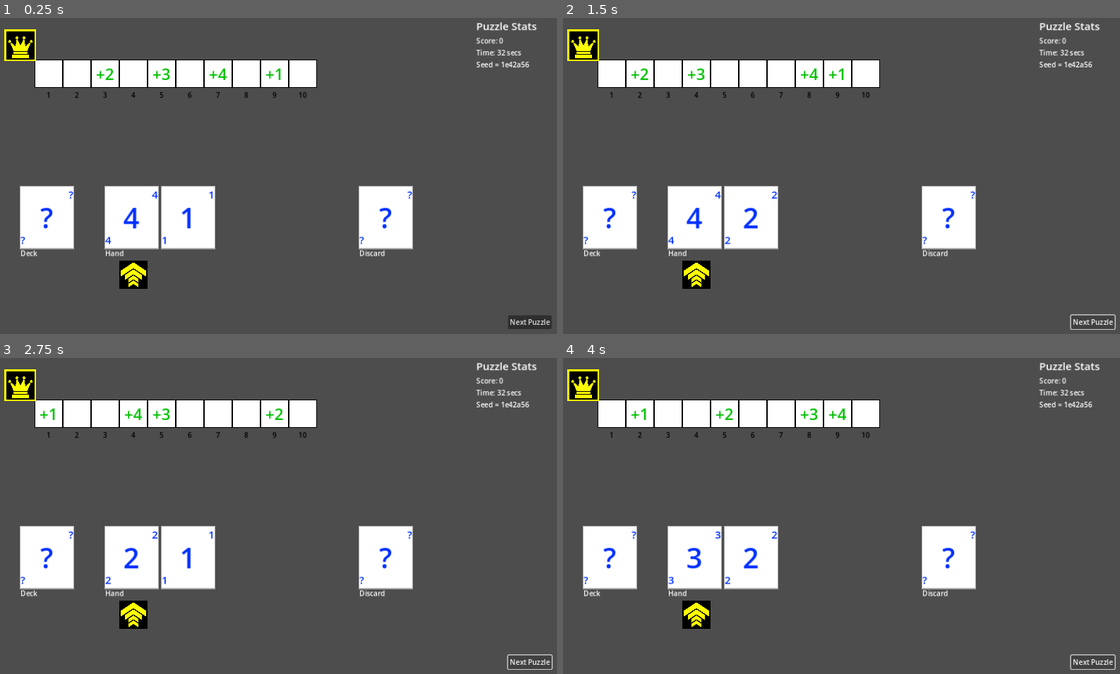
Above: before the commit, frames 1-4 (two rows, left to right).
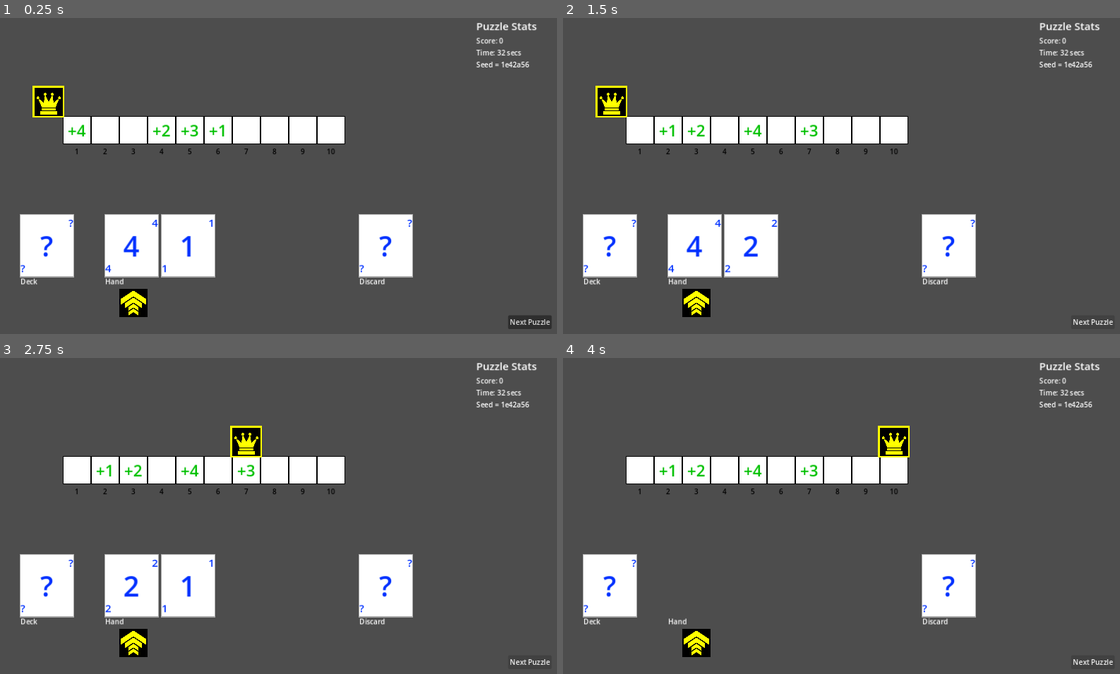
Above: after the commit, the same moments.

Repository: nathanleiby/trijam-250
Game: Godot game, scene res://gameplay/gameplay.tscn
The game is run twice, just before and just after one commit, with the same random seed, the same clock (stepped at 60 frames per second) and the same inputs.
Inputs:
- Up to frame 1 (0.25 s): no input
- Up to frame 2 (1.5 s): click "Next Puzzle" at 0.5 s; click "Next Puzzle" at 1.25 s
- Up to frame 3 (2.75 s): tap Enter at 2 s; hold Right (move_right) from 2.03 s (still down); tap Space (accept) at 2.1 s
- Up to frame 4 (4 s): tap Space (accept) at 2.75, 2.85, 3.5, 3.6 s; release Right (move_right) at 2.78 s; hold Left (move_left) 2.78-3.53 s; hold Right (move_right) from 3.53 s (still down)

The runs differ from the first frame. In frame 1, 19% of the frame differs, in the area x 0-75%, y 3-95%; in frame 2, 19%; in frame 3, 19%; in frame 4, 19%, in the area x 0-100%, y 3-99%.

Commit message:
refactor out board. fix focus bug in next puzzle button

Diff:
--- /dev/null
+++ b/gameplay/board.gd
@@ -0,0 +1,53 @@
+class_name Board
+
+extends Node2D
+
+# scenes we will dynamically instantiate
+@export var tileScene: PackedScene
+
+# reusable node references
+@onready var tiles: Node2D = $Tiles
+@onready var playerToken: Node2D = $PlayerToken
+# configuration
+const DECK_SIZE = Global.DECK_SIZE
+const TILE_SIZE = 64
+
+var player_position = 0:
+	set(value):
+		player_position = value
+		playerToken.position.x = value * TILE_SIZE
+
+
+
+func generate_board():
+	# phase (1): generate the underlying data for the board
+	var total_steps: int = 0
+	for i in range(1, DECK_SIZE + 1):
+		total_steps += i
+
+	var _board = Array()
+	_board.resize(total_steps)
+	_board.fill(0)
+
+	for i in range(1, DECK_SIZE + 1):
+		# assign the "bonus tiles" to random position in _board, but
+		# - avoid collisions
+		# - avoid placement last position
+		var pos = randi() % total_steps
+		while _board[pos] != 0 or (pos == total_steps - 1):
+			pos = randi() % total_steps
+		_board[pos] = i
+
+	# phase (2): generate the Node representation of the board
+
+	# purge existing tiles in game board
+	for c in tiles.get_children():
+		tiles.remove_child(c)
+		c.queue_free()
+
+	for i in range(_board.size()):
+		var tile = tileScene.instantiate()
+		tile.position = Vector2(i * TILE_SIZE, 0)
+		tiles.add_child(tile)
+		tile.bonus_value = _board[i]
+		tile.idx_value = i + 1
--- /dev/null
+++ b/gameplay/board.tscn
@@ -0,0 +1,39 @@
+[gd_scene load_steps=4 format=3 uid="uid://buanymmap1pr0"]
+
+[ext_resource type="Texture2D" uid="uid://ceps640a3oola" path="res://assets/chess-queen.png" id="1_ikdi8"]
+[ext_resource type="Script" path="res://gameplay/board.gd" id="1_uohd0"]
+[ext_resource type="PackedScene" uid="uid://blv51dfbusyxh" path="res://gameplay/tile.tscn" id="2_0tfbi"]
+
+[node name="Board" type="Node2D"]
+position = Vector2(192, 256)
+script = ExtResource("1_uohd0")
+tileScene = ExtResource("2_0tfbi")
+
+[node name="Tiles" type="Node2D" parent="."]
+
+[node name="PlayerToken" type="Node2D" parent="."]
+position = Vector2(2.08165e-12, -64)
+
+[node name="Control" type="Control" parent="PlayerToken"]
+layout_mode = 3
+anchors_preset = 0
+offset_right = 40.0
+offset_bottom = 40.0
+
+[node name="ColorRect" type="ColorRect" parent="PlayerToken/Control"]
+layout_mode = 1
+anchors_preset = 15
+anchor_right = 1.0
+anchor_bottom = 1.0
+offset_left = -36.0
+offset_top = -36.0
+offset_right = -4.0
+offset_bottom = -4.0
+grow_horizontal = 2
+grow_vertical = 2
+color = Color(1, 1, 0, 1)
+
+[node name="Sprite" type="Sprite2D" parent="PlayerToken"]
+modulate = Color(1, 1, 0, 1)
+scale = Vector2(0.125, 0.125)
+texture = ExtResource("1_ikdi8")
--- a/gameplay/gameplay.gd
+++ b/gameplay/gameplay.gd
@@ -1,11 +1,10 @@
 extends Node2D
 
 # scenes we will dynamically instantiate
-@export var tileScene: PackedScene
 @export var cardScene: PackedScene
 
 # reusable node references
-@onready var tiles: Node2D = $Board/Tiles
+@onready var board: Board = $Board as Board
 @onready var playerMatDeck: Node2D = $PlayerMat/Deck
 @onready var playerMatHand: Node2D = $PlayerMat/Hand
 @onready var playerMatHandCards: Node2D = $PlayerMat/Hand/Cards
@@ -13,7 +12,6 @@
 @onready var playerMatHandSelectIndicator: Sprite2D = $PlayerMat/Hand/SelectIndicator
 
 # configuration
-const TILE_SIZE = 64
 const HAND_SIZE = 2
 const DECK_SIZE = 4
 
@@ -35,7 +33,7 @@
 		select_indicator_idx = clamp(select_indicator_idx + 1, 0, max(get_hand_size() - 1, 0))
 	if Input.is_action_just_pressed("accept"):
 		var card_value = play_card(select_indicator_idx)
-		player_position += card_value
+		board.player_position += card_value
 		draw_card()
 
 
@@ -49,10 +47,10 @@
 
 
 func next_puzzle():
-	generate_board()
+	board.generate_board()
 	generate_deck()
 	generate_hand()
-	player_position = -1
+	board.player_position = -1
 
 func _ready():
 	next_puzzle()
@@ -103,40 +101,6 @@
 
 	return value
 
-func generate_board():
-	# phase (1): generate the underlying data for the board
-	var total_steps: int = 0
-	for i in range(1, DECK_SIZE + 1):
-		total_steps += i
-
-	var _board = Array()
-	_board.resize(total_steps)
-	_board.fill(0)
-
-	for i in range(1, DECK_SIZE + 1):
-		# assign the "bonus tiles" to random position in _board, but
-		# - avoid collisions
-		# - avoid placement last position
-		var pos = randi() % total_steps
-		while _board[pos] != 0 or (pos == total_steps - 1):
-			pos = randi() % total_steps
-		_board[pos] = i
-
-	# phase (2): generate the Node representation of the board
-
-	# purge existing tiles in game board
-	for c in tiles.get_children():
-		tiles.remove_child(c)
-		c.queue_free()
-
-	for i in range(_board.size()):
-		var tile = tileScene.instantiate()
-		tile.position = Vector2(i * TILE_SIZE, 0)
-		tiles.add_child(tile)
-		tile.bonus_value = _board[i]
-		tile.idx_value = i + 1
-
-
 func generate_hand():
 	# remove existing cards
 	for c in playerMatHandCards.get_children():
@@ -146,12 +110,6 @@
 	for i in range(HAND_SIZE):
 		draw_card()
 
-
-var player_position = 0:
-	set(value):
-		player_position = value
-		$Board/PlayerToken.position.x = value * TILE_SIZE
-
-
 func _on_next_puzzle_button_pressed() -> void:
 	next_puzzle()
+	$NextPuzzleButton.release_focus()
--- a/gameplay/gameplay.tscn
+++ b/gameplay/gameplay.tscn
@@ -1,11 +1,10 @@
-[gd_scene load_steps=9 format=3 uid="uid://bdnyglk1i1cxl"]
+[gd_scene load_steps=8 format=3 uid="uid://bdnyglk1i1cxl"]
 
 [ext_resource type="Script" path="res://gameplay/gameplay.gd" id="1_thqv1"]
 [ext_resource type="PackedScene" uid="uid://cko02oljhiby" path="res://paused/paused.tscn" id="3_w8wrl"]
 [ext_resource type="PackedScene" uid="uid://cee5dna3u27jf" path="res://assets/select_sfx.tscn" id="4_7kf0b"]
-[ext_resource type="PackedScene" uid="uid://blv51dfbusyxh" path="res://gameplay/tile.tscn" id="4_8xlo2"]
 [ext_resource type="PackedScene" uid="uid://g2klakbee1i7" path="res://gameplay/card.tscn" id="5_plqfv"]
-[ext_resource type="Texture2D" uid="uid://ceps640a3oola" path="res://assets/chess-queen.png" id="6_pxabc"]
+[ext_resource type="PackedScene" uid="uid://buanymmap1pr0" path="res://gameplay/board.tscn" id="5_qpj6b"]
 [ext_resource type="Texture2D" uid="uid://b7uljq6xeuj1d" path="res://assets/upgrade.png" id="7_rsfdq"]
 
 [sub_resource type="LabelSettings" id="LabelSettings_kf4u1"]
@@ -13,7 +12,6 @@
 
 [node name="Gameplay" type="Node2D"]
 script = ExtResource("1_thqv1")
-tileScene = ExtResource("4_8xlo2")
 cardScene = ExtResource("5_plqfv")
 
 [node name="Paused" parent="." instance=ExtResource("3_w8wrl")]
@@ -26,40 +24,10 @@
 
 [node name="SelectSfx" parent="." instance=ExtResource("4_7kf0b")]
 
-[node name="Board" type="Node2D" parent="."]
-position = Vector2(128, 128)
-
-[node name="Tiles" type="Node2D" parent="Board"]
-
-[node name="PlayerToken" type="Node2D" parent="Board"]
-position = Vector2(2.08165e-12, -64)
-
-[node name="Control" type="Control" parent="Board/PlayerToken"]
-layout_mode = 3
-anchors_preset = 0
-offset_right = 40.0
-offset_bottom = 40.0
-
-[node name="ColorRect" type="ColorRect" parent="Board/PlayerToken/Control"]
-layout_mode = 1
-anchors_preset = 15
-anchor_right = 1.0
-anchor_bottom = 1.0
-offset_left = -36.0
-offset_top = -36.0
-offset_right = -4.0
-offset_bottom = -4.0
-grow_horizontal = 2
-grow_vertical = 2
-color = Color(1, 1, 0, 1)
-
-[node name="Sprite" type="Sprite2D" parent="Board/PlayerToken"]
-modulate = Color(1, 1, 0, 1)
-scale = Vector2(0.125, 0.125)
-texture = ExtResource("6_pxabc")
+[node name="Board" parent="." instance=ExtResource("5_qpj6b")]
 
 [node name="PlayerMat" type="Node2D" parent="."]
-position = Vector2(64, 384)
+position = Vector2(64, 448)
 
 [node name="Deck" type="Node2D" parent="PlayerMat"]
 
--- a/global.gd
+++ b/global.gd
@@ -10,6 +10,8 @@
 const EXPORT_CONFIG_METADATA_SECTION := "metadata"
 const SETTINGS_FILE := "user://settings.cfg"
 const CONFIG_SETTINGS_SECTION := "settings"
+
+const DECK_SIZE = 4
 
 func _ready() -> void:
 	print_debug("Global ready")
